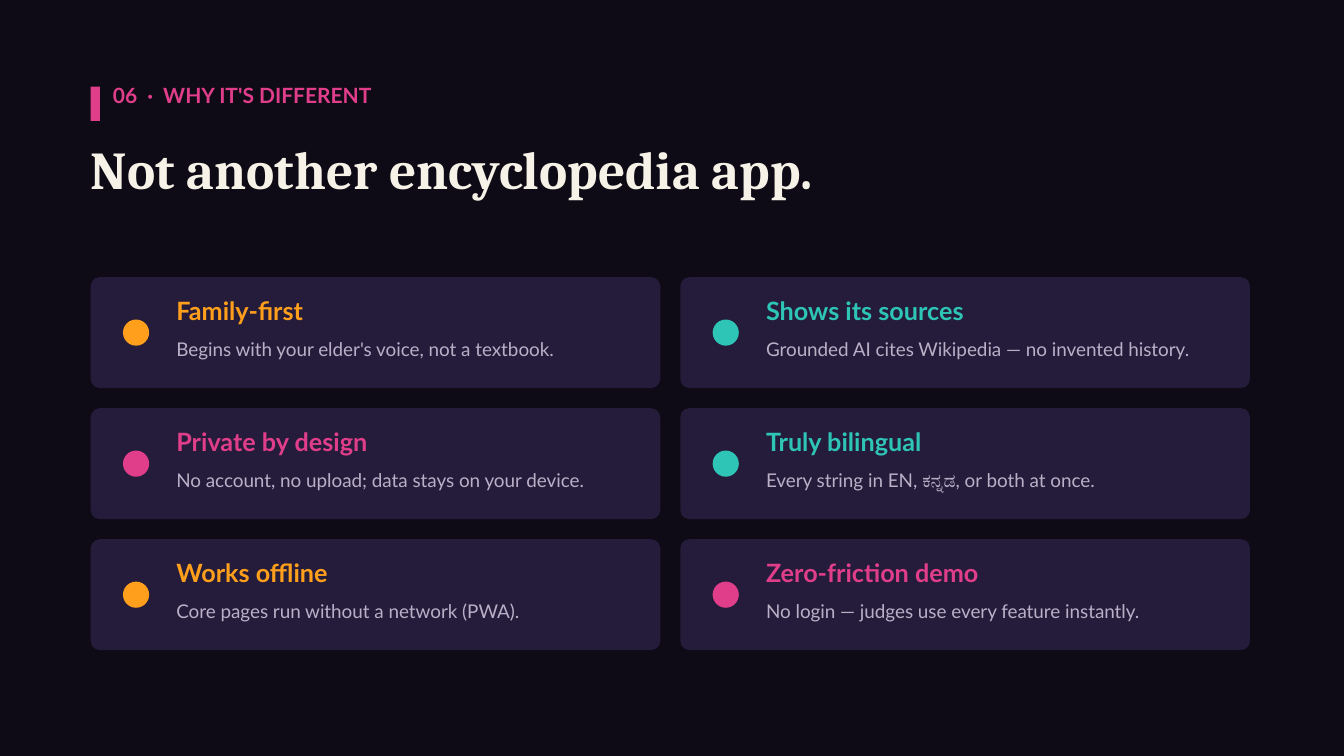
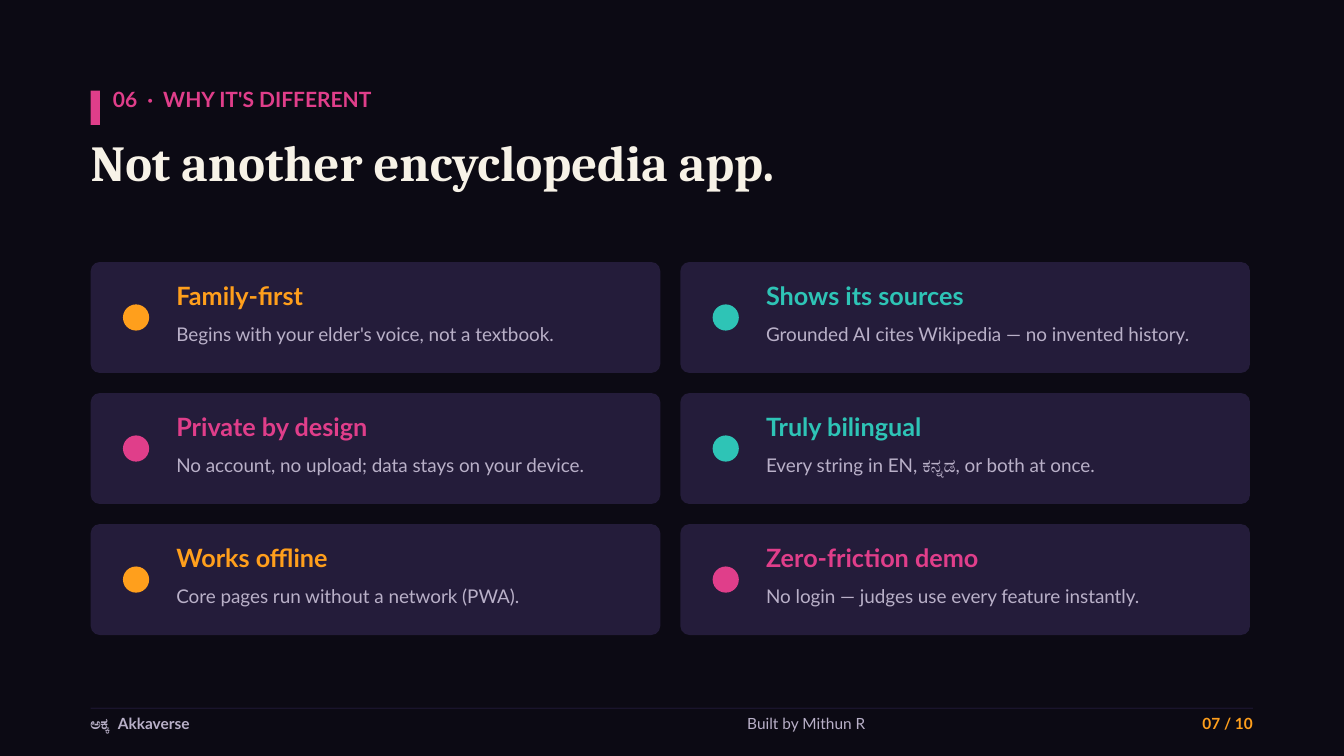
Before and after one commit to Mithuncoding/akkaverse, a slide deck: slide 7 of docs/deck/Akkaverse-Pitch-Deck.pptx. Drawn at 1344x756 pixels with LibreOffice and Linux fonts; fonts in the diff are those of the drawing. Boxes give left, top, right and bottom in pixels: in the first picture for what was removed or moved away, otherwise in the second. Text is boxed around its words. In the diff, an @@ line names an element or a change of style, - is before the commit and + after.

Commit message:
docs: upgrade pitch deck - AKKA emblem, family hero image, 'by Mithun R', footers, links & thank-you close

```diff
--- a/docs/deck/Akkaverse-Pitch-Deck.pptx
+++ b/docs/deck/Akkaverse-Pitch-Deck.pptx
@@ rectangle at (0, 0, 1344, 756): fill #0E0B16 to #0C0A14 @@
@@ text "06 · WHY IT'S DIFFERENT": place and size @@
-text "06 · WHY IT'S DIFFERENT" at (113, 87, 371, 103)
+text "06 · WHY IT'S DIFFERENT" at (113, 91, 371, 107)
@@ rectangle: place and size @@
-rectangle at (91, 87, 100, 121)
+rectangle at (91, 91, 100, 125)
@@ text "Not another encyclopedia app." at (91, 146, 774, 192): size 38 to 36 pt @@
@@ 12 texts, 6 rounded rectangles, 6 ellipses: place and size @@
-12 texts, 6 rounded rectangles, 6 ellipses at (91, 277, 1250, 650)
+12 texts, 6 rounded rectangles, 6 ellipses at (91, 262, 1250, 635)
@@ rectangle added at (91, 708, 1253, 709), fill #1A142C @@
@@ text added at (91, 717, 190, 733), 11 pt, text #B9B0C8, bold @@
+ಅಕ್ಕ Akkaverse
@@ text added at (747, 717, 866, 732), 11 pt, text #B9B0C8 @@
+Built by Mithun R
@@ text added at (1202, 717, 1253, 729), 11 pt, text #FF9F1C, bold @@
+07 / 10
```
Also in this commit, not shown: 9 other slides changed, 2 other files.
